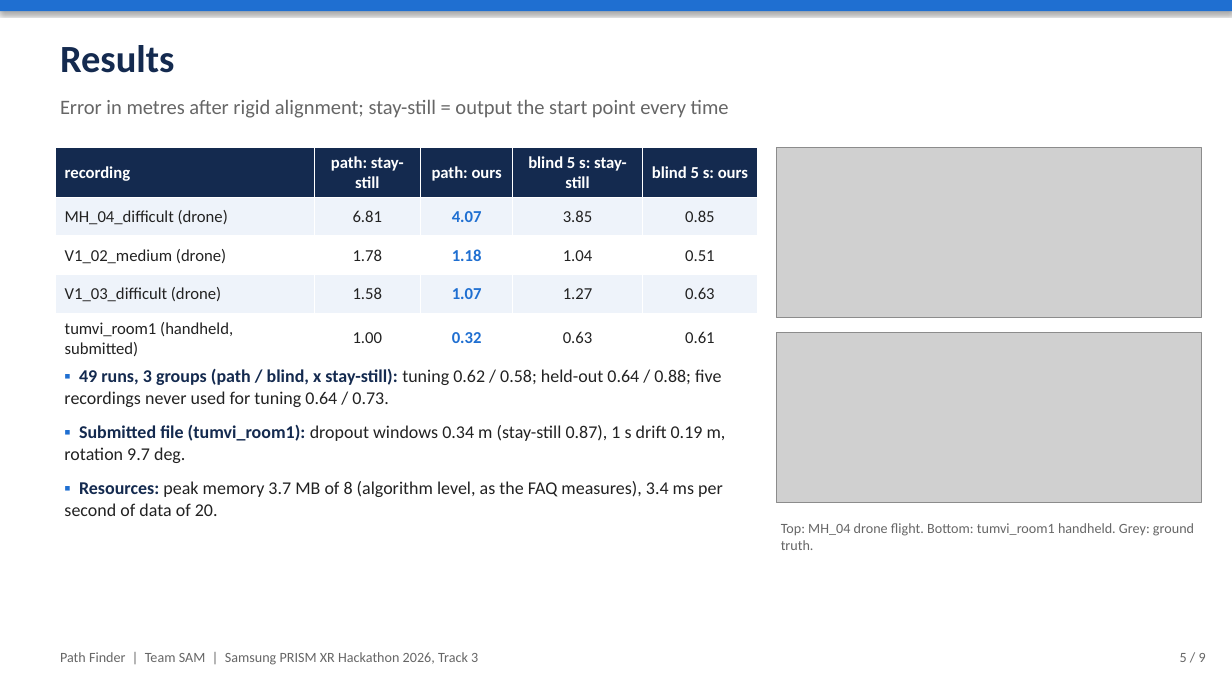
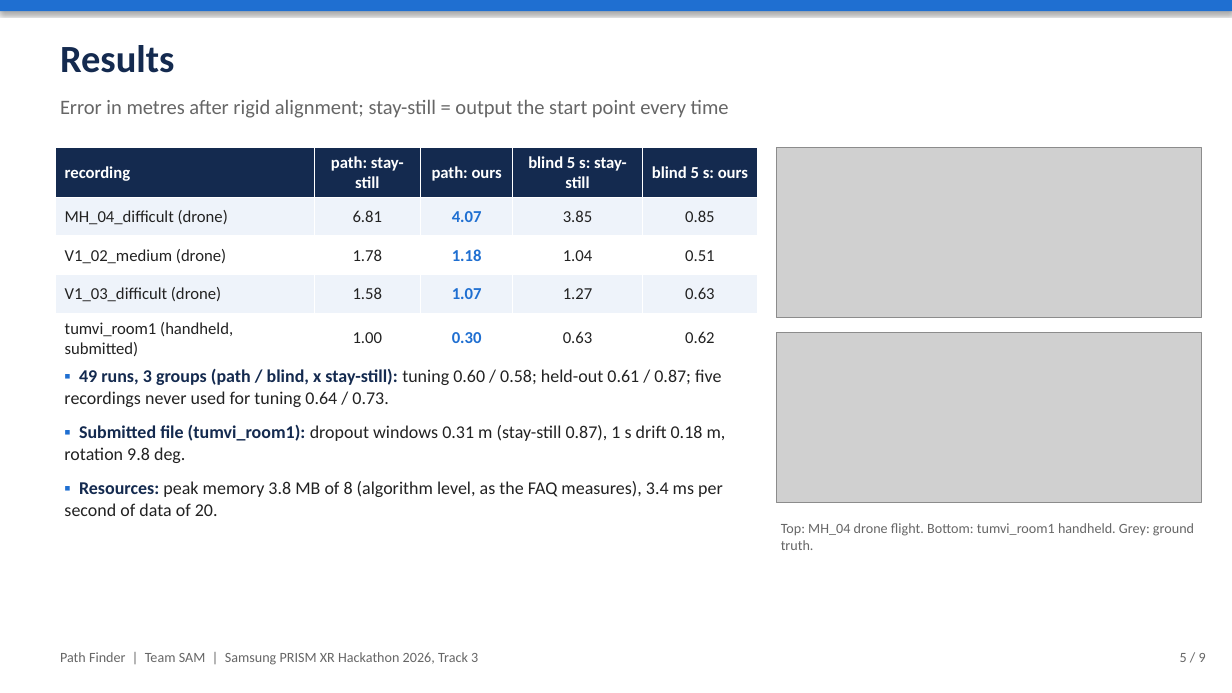
Before and after one commit to aniruddhamookerjee/Samsung-Prism, a slide deck: slide 5 of presentation/SRMIST_KTR_SAM.pptx. Drawn at 1232x693 pixels with LibreOffice and Linux fonts; fonts in the diff are those of the drawing; grey boxes stand for pictures. Boxes give left, top, right and bottom in pixels: in the first picture for what was removed or moved away, otherwise in the second. Text is boxed around its words. In the diff, an @@ line names an element or a change of style, - is before the commit and + after.

```diff
--- a/presentation/SRMIST_KTR_SAM.pptx
+++ b/presentation/SRMIST_KTR_SAM.pptx
@@ table at (55, 148, 758, 360) @@
-row 5, column 3: 0.32
+row 5, column 3: 0.30
-row 5, column 5: 0.61
+row 5, column 5: 0.62
@@ text at (64, 369, 726, 516): text changed @@
-▪ 49 runs, 3 groups (path / blind, x stay-still): tuning 0.62 / 0.58; held-out 0.64 / 0.88; five recordings never used for tuning 0.64 / 0.73.
-▪ Submitted file (tumvi_room1): dropout windows 0.34 m (stay-still 0.87), 1 s drift 0.19 m, rotation 9.7 deg.
-▪ Resources: peak memory 3.7 MB of 8 (algorithm level, as the FAQ measures), 3.4 ms per second of data of 20.
+▪ 49 runs, 3 groups (path / blind, x stay-still): tuning 0.60 / 0.58; held-out 0.61 / 0.87; five recordings never used for tuning 0.64 / 0.73.
+▪ Submitted file (tumvi_room1): dropout windows 0.31 m (stay-still 0.87), 1 s drift 0.18 m, rotation 9.8 deg.
+▪ Resources: peak memory 3.8 MB of 8 (algorithm level, as the FAQ measures), 3.4 ms per second of data of 20.
```
Also in this commit, not shown: 1 other slide changed, 5 other files.
